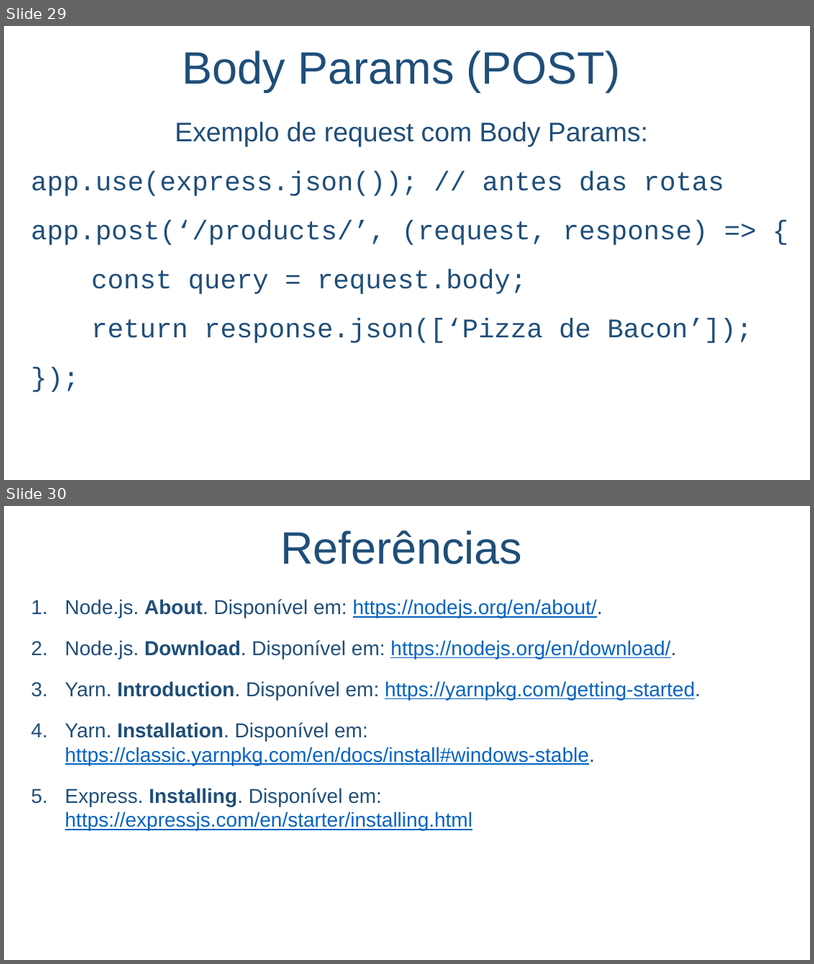
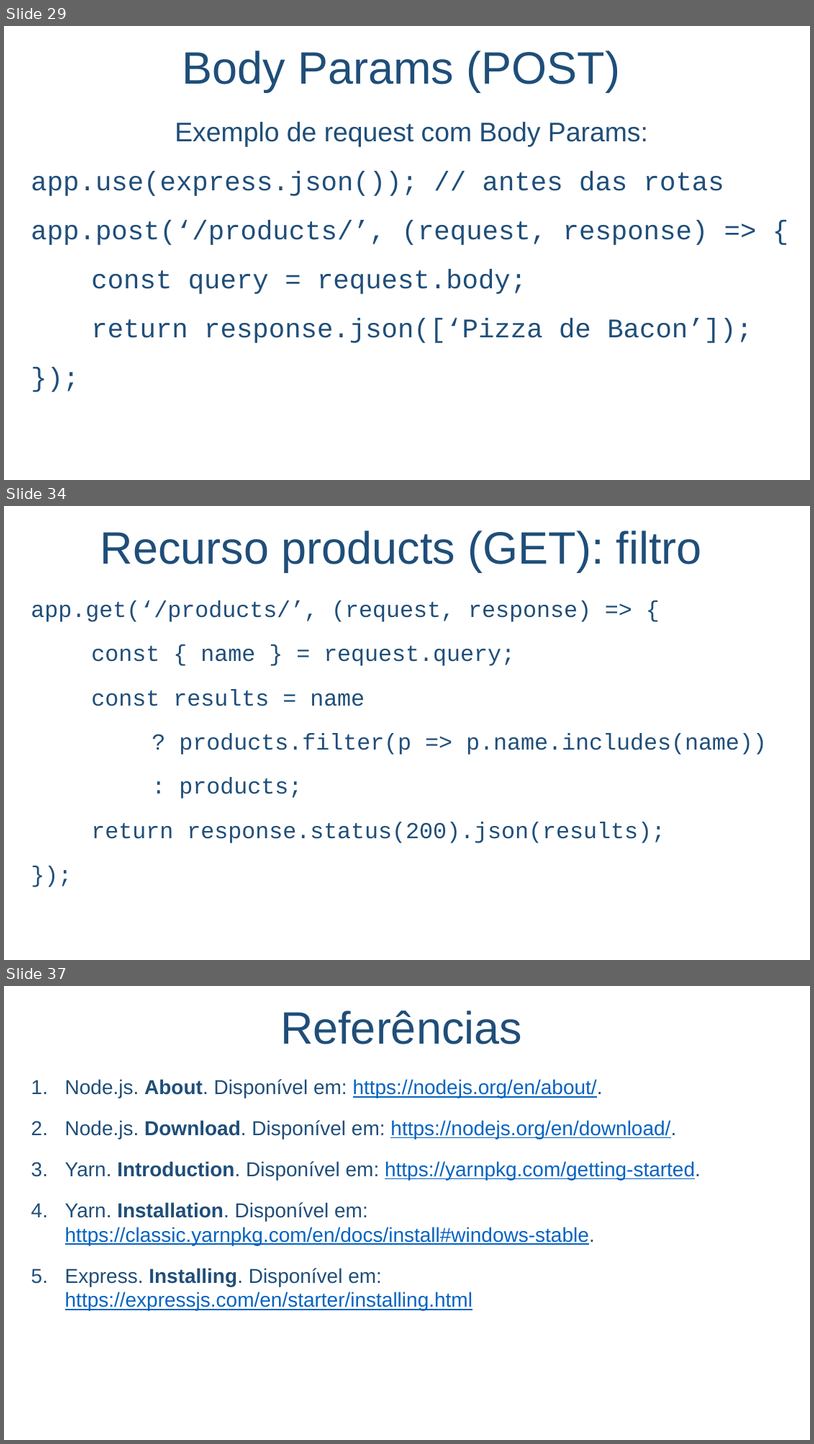
Before and after one commit to salmo-jr/public-slides, a slide deck: node-js.pptx. Shown one above the other, each under a label of ours: slides 29 and 30 before the commit, slides 29, 34 and 37 after it; the slides between them are not shown. The pictures are 814x964 and 814x1444 pixels, drawn with LibreOffice and Linux fonts; fonts in the diff are those of the drawing; background and template pictures are left out. Boxes give left, top, right and bottom in pixels: in the first picture for what was removed or moved away, otherwise in the second. Text is boxed around its words. In the diff, an @@ line names an element or a change of style, - is before the commit and + after.

```diff
--- a/node-js.pptx
+++ b/node-js.pptx
@@ slide 34 added at [4,506,810,960], background picture (left out) @@
@@ text added at [100,530,702,572], 54 pt, text #1F4E79 @@
+Recurso products (GET): filtro
@@ text added at [31,600,767,843], 27.2 pt, text #1F4E79 @@
+app.get(‘/products/’, (request, response) => {
+const { name } = request.query;
+const results = name
+? products.filter(p => p.name.includes(name))
+: products;
+return response.status(200).json(results);
+});
@@ what was slide 30 is now slide 37 @@
```
Also in this commit, not shown: 1 slide changed, 6 other slides added.
